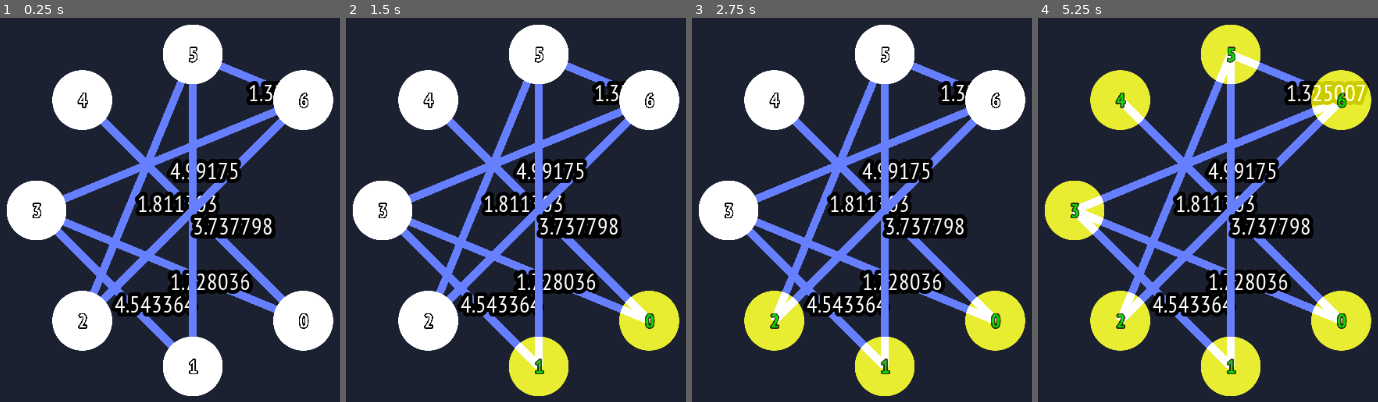
Above: before the commit, frames 1-4 (left to right).
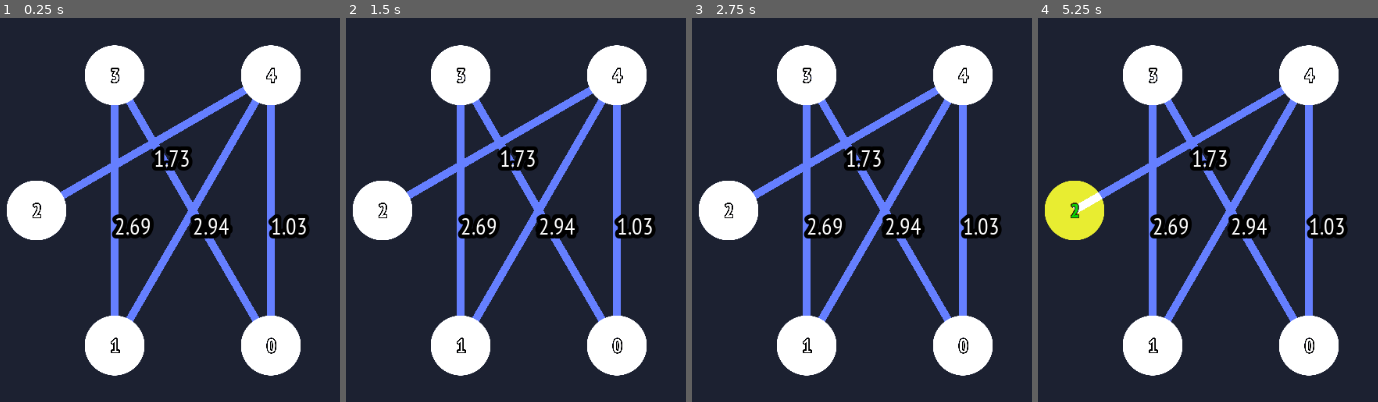
Above: after the commit, the same moments.

Repository: AlasAltum/Thesis-IGACSE
Game: Godot game, scene res://Main.tscn
Two runs of this game, one before a commit and one after it. Both use one fixed random seed, a clock stepped at 60 frames per second and the inputs below.
Inputs (mouse positions are in pixels of both pictures, inside the frame that each line leads up to):
- Up to frame 1 (0.25 s): no input
- Up to frame 2 (1.5 s): tap Enter at 0.5 s; move the mouse to (648, 321) at 0.52 s; click (648, 321) at 0.67 s; tap Space at 1.25 s; move the mouse to (539, 367) at 1.27 s; click (539, 367) at 1.42 s
- Up to frame 3 (2.75 s): tap Enter at 2 s; move the mouse to (773, 321) at 2.02 s; click (773, 321) at 2.17 s
- Up to frame 4 (5.25 s): tap Space at 2.75, 4.25 s; move the mouse to (1075, 210) at 2.77 s; click (1075, 210) at 2.92 s; tap Enter at 3.5 s; move the mouse to (1119, 98) at 3.52 s; click (1119, 98) at 3.67 s; move the mouse to (1231, 52) at 4.27 s; click (1231, 52) at 4.42 s; move the mouse to (1340, 98) at 5.02 s; click (1340, 98) at 5.17 s

The runs differ from the first frame. In frame 1, 38% of the frame differs, in the area x 9-99%, y 1-99%; in frame 2, 38%; in frame 3, 38%; in frame 4, 40%.

Commit message:
Proposal: Corrected professors suggestions  . Godot: Started edge crossing minimization algorithm development.

Diff:
--- a/Godot/graph_visualizer/Node/Edge.gd
+++ b/Godot/graph_visualizer/Node/Edge.gd
@@ -4,10 +4,12 @@
 onready var curr_label = $Label
 onready var line = $Line2D
 var weight = 1
+var connecting_nodes = [] # [AGraphNode, AGraphNode]
 
 
 func set_label_and_positions(position1: Vector2, position2: Vector2, label: String):
 	line.points = PoolVector2Array([position1, position2])
+
 	curr_label.text = label
 
 	curr_label.set_position( (position1 + position2) / 2 )
--- /dev/null
+++ b/Godot/graph_visualizer/Screen/edge_crossing_minimization.gd
@@ -0,0 +1,54 @@
+extends Resource
+class_name EdgeCrossingsMinimization
+# Static class for edge crossings minimization using a elastic force simulation
+# algorithm
+
+func get_positions_of_nodes_with_edges(
+	graphs_positions: Array,
+    adj_matrix: Array
+):
+	var pos1 : Vector2 = Vector2.ZERO
+	var pos2 : Vector2 = Vector2.ZERO
+	var positions_of_nodes_with_edges : Array = []
+	for i in range(adj_matrix.size()):
+		for j in range(adj_matrix[i].size()):
+			if (adj_matrix[i][j] > 0):
+				pos1 = graphs_positions[i]
+				pos2 = graphs_positions[j]
+				positions_of_nodes_with_edges.append( [pos1, pos2] )
+
+	return positions_of_nodes_with_edges
+
+
+# To determine whether two vectors intersect
+func ccw(A : Vector2, B: Vector2, C: Vector2):
+    return (C.y-A.y) * (B.x-A.x) > (B.y-A.y) * (C.x-A.x)
+
+
+# Return true if line segments AB and CD intersect
+func intersect(A : Vector2, B: Vector2, C: Vector2, D: Vector2):
+    return ccw(A, C, D) != ccw(B, C, D) && ccw(A, B, C) != ccw(A, B, D)
+
+
+func get_edge_crossings(
+    graphs_positions: Array,
+    adj_matrix: Array
+):
+	var nodes_positions = get_positions_of_nodes_with_edges(graphs_positions, adj_matrix)
+	var edge_crossings = []
+	for seg1 in nodes_positions:
+		for seg2 in nodes_positions:
+			if seg1 != seg2 && intersect(seg1[0], seg1[1], seg2[0], seg2[1]):
+				edge_crossings += 1
+
+
+
+
+    return edge_crossings
+
+
+func update_graphs_positions(
+    graphs_positions: Array,
+    adj_matrix: Array
+):
+    pass
--- a/Godot/graph_visualizer/Screen/graph_screen.gd
+++ b/Godot/graph_visualizer/Screen/graph_screen.gd
@@ -10,7 +10,8 @@
 var circle = preload("res://Node/Circle.tscn")
 var edge = preload("res://Node/Edge.tscn")
 
-var nodes_positions : Array = []
+var nodes_positions : PoolVector2Array = []
+var nodes : Array = []  # PoolAGraphNodeArray
 var json = {
 	"n": 3,
 	"matrix": [],
@@ -23,7 +24,9 @@
 		json["matrix"].append([])
 		for j in range(num_nodes):
 			if randf() < density and i != j:
-				json["matrix"][i].append(rand_range(1.0, max_weight))
+				json["matrix"][i].append(
+					stepify( rand_range(1.0, max_weight), 0.01)
+				)
 			else:
 				json["matrix"][i].append(0.0)
 
@@ -35,7 +38,7 @@
 	up = + self.screen_size.y
 	down = 100
 	randomize()
-	create_nodes_with_weights(7, 5, 0.3)
+	create_nodes_with_weights(5, 5, 0.2)
 
 	instance_nodes()
 	instance_edges()
@@ -47,8 +50,8 @@
 	node.set_edges(self.json['matrix'][node.index])
 	self.nodes_positions.append(
 		node.init_radial_position(json["n"])
-		# node.init_random_position(left, right, down, up)
 	)
+	self.nodes.append(node)
 
 func instance_nodes():
 	for _i in range(json['matrix'].size()):
--- a/Godot/graph_visualizer/project.godot
+++ b/Godot/graph_visualizer/project.godot
@@ -19,6 +19,11 @@
 "language": "GDScript",
 "path": "res://Node/Edge.gd"
 }, {
+"base": "Resource",
+"class": "EdgeCrossingsMinimization",
+"language": "GDScript",
+"path": "res://Screen/edge_crossing_minimization.gd"
+}, {
 "base": "Node2D",
 "class": "GraphManager",
 "language": "GDScript",
@@ -27,6 +32,7 @@
 _global_script_class_icons={
 "AGraphNode": "",
 "Edge": "",
+"EdgeCrossingsMinimization": "",
 "GraphManager": ""
 }
 
@@ -35,7 +41,9 @@
 config/name="GraphVisualizator"
 config/description="Visualization for Graphs"
 run/main_scene="res://Main.tscn"
-config/icon="res://Node/icon.png"
+config/use_hidden_project_data_directory=false
+config/use_custom_user_dir=true
+config/icon="res://Node/white-circle.png"
 
 [gdnative]
 
Not shown, added: Godot/graph_visualizer/New Microsoft PowerPoint Presentation.pptx
Not shown, changed: Propuesta/proposal.aux
Not shown, changed: Propuesta/proposal.fdb_latexmk
Not shown, changed: Propuesta/proposal.fls
Not shown, changed: Propuesta/proposal.log
Not shown, changed: Propuesta/proposal.pdf
Not shown, changed: Propuesta/proposal.synctex.gz
Not shown, changed: Propuesta/proposal.tex
